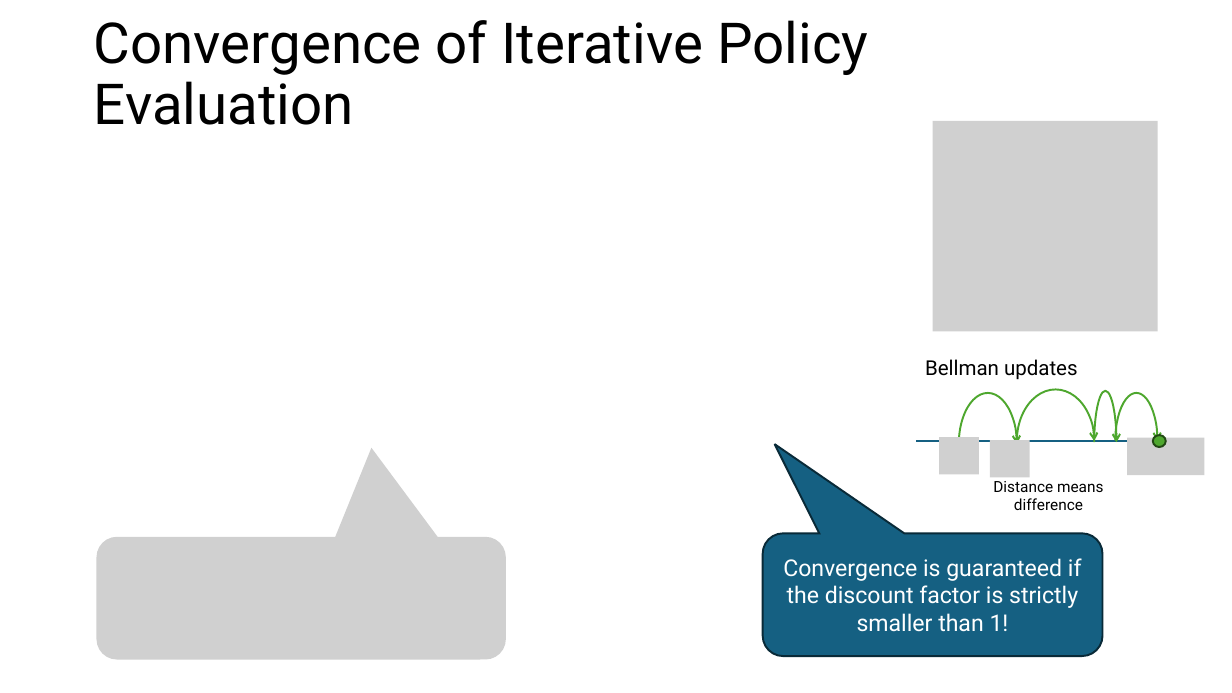
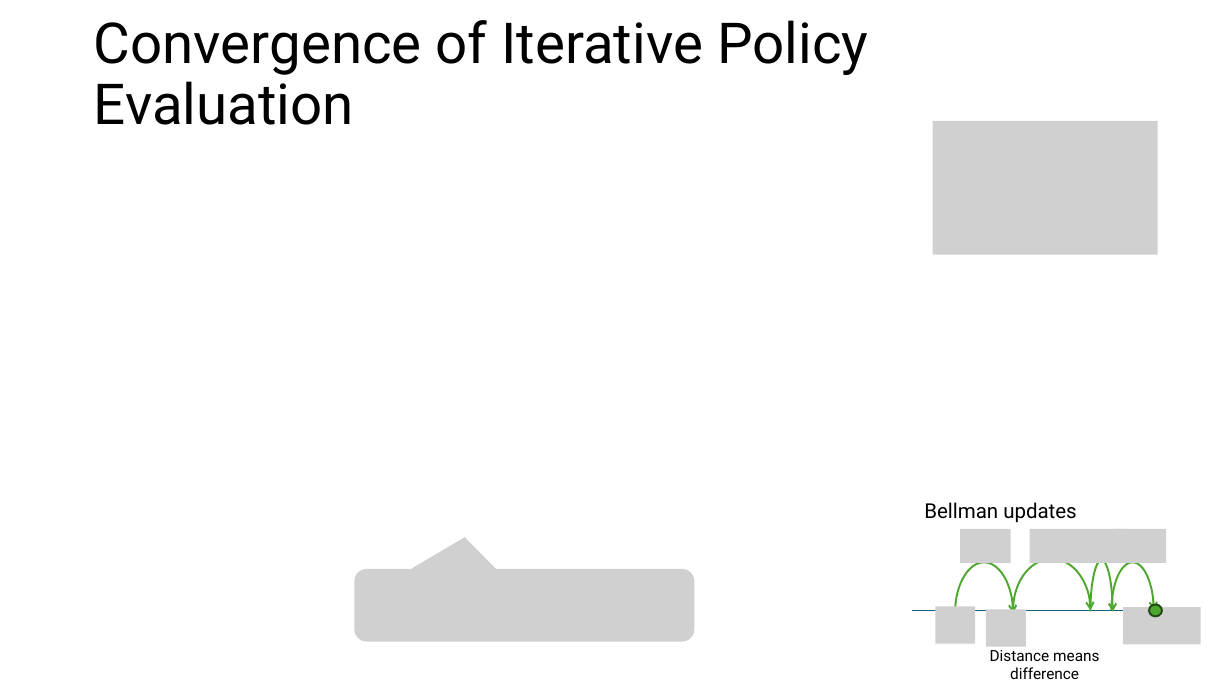
Before and after one commit to mhahsler/Introduction_to_Reinforcement_Learning, a slide deck: slide 11 of slides/Lecture_Chapter04.pptx. Drawn at 1232x693 pixels with LibreOffice and Linux fonts; fonts in the diff are those of the drawing; grey boxes stand for pictures. Boxes give left, top, right and bottom in pixels: in the first picture for what was removed or moved away, otherwise in the second. Text is boxed around its words. In the diff, an @@ line names an element or a change of style, - is before the commit and + after.

```diff
--- a/slides/Lecture_Chapter04.pptx
+++ b/slides/Lecture_Chapter04.pptx
@@ picture resized from (x1=933, y1=121, x2=1158, y2=332) to (x1=933, y1=121, x2=1158, y2=255) @@
@@ text "Bellman updates" moved from (x1=925, y1=359, x2=1078, y2=380) to (x1=924, y1=502, x2=1077, y2=523) @@
@@ picture removed at (x1=96, y1=537, x2=506, y2=660) @@
@@ rounded speech box removed at (x1=762, y1=533, x2=1103, y2=656) @@
-Convergence is guaranteed if the discount factor is strictly smaller than 1!
@@ group added at (x1=960, y1=529, x2=1166, y2=563): 4 pictures @@
@@ picture added at (x1=355, y1=569, x2=695, y2=642) @@
@@ 4 arc (boxed as its full ellipse)s, 3 pictures, 1 text, 1 ellipse, 1 line moved together from (x1=916, y1=389, x2=1205, y2=510) to (x1=912, y1=559, x2=1202, y2=679) @@
```
Also in this commit, not shown: 1 other slide changed, 4 other files.
